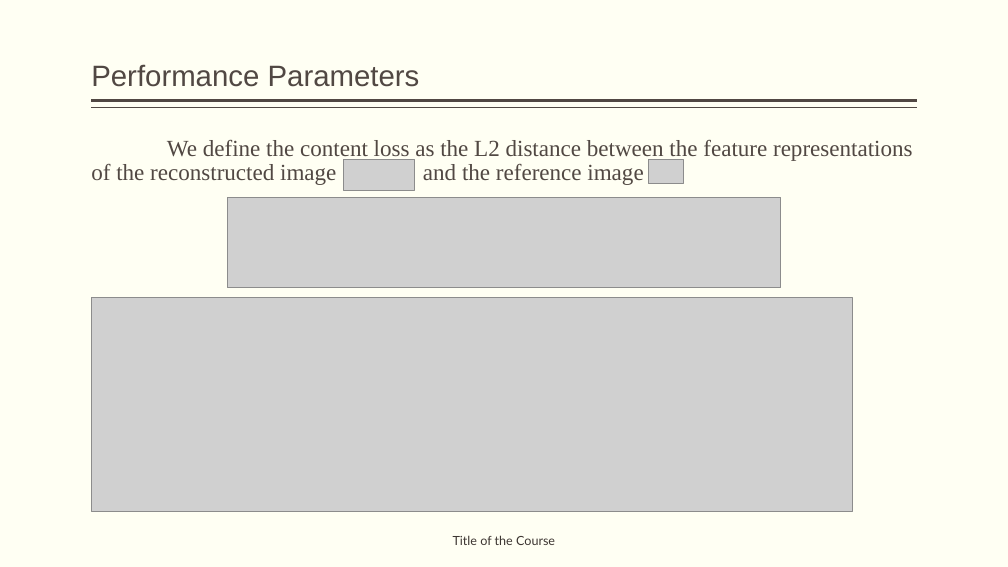
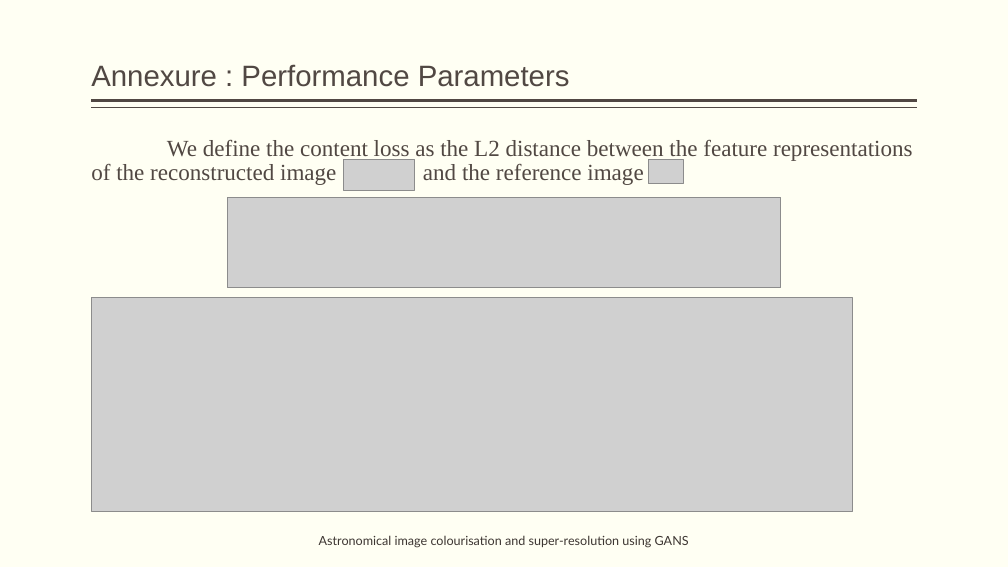
Before and after one commit to obi-wan-shinobi/Literature-Review, a slide deck: slide 34 of Presentation/Stage_1/stage_1_presentation.pptx (slide 31 before the commit). Drawn at 1008x567 pixels with LibreOffice and Linux fonts; fonts in the diff are those of the drawing; grey boxes stand for pictures. Boxes give left, top, right and bottom in pixels: in the first picture for what was removed or moved away, otherwise in the second. Text is boxed around its words. In the diff, an @@ line names an element or a change of style, - is before the commit and + after.

```diff
--- a/Presentation/Stage_1/stage_1_presentation.pptx
+++ b/Presentation/Stage_1/stage_1_presentation.pptx
@@ title at [91,64,570,87]: text changed @@
-Performance Parameters
+Annexure : Performance Parameters
@@ text at [319,535,689,548]: text changed @@
-Title of the Course
+Astronomical image colourisation and super-resolution using GANS
```
Also in this commit, not shown: 17 other slides changed, 1 slide added, 3 slides removed, 9 other files.
